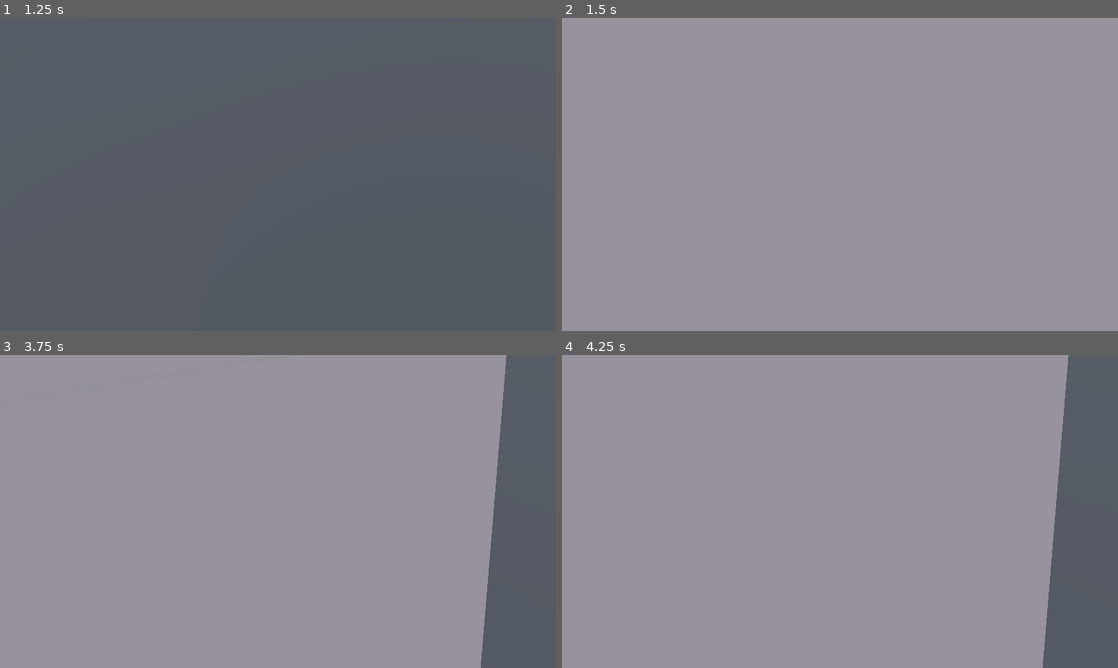
Above: before the commit, frames 1-4 (two rows, left to right).
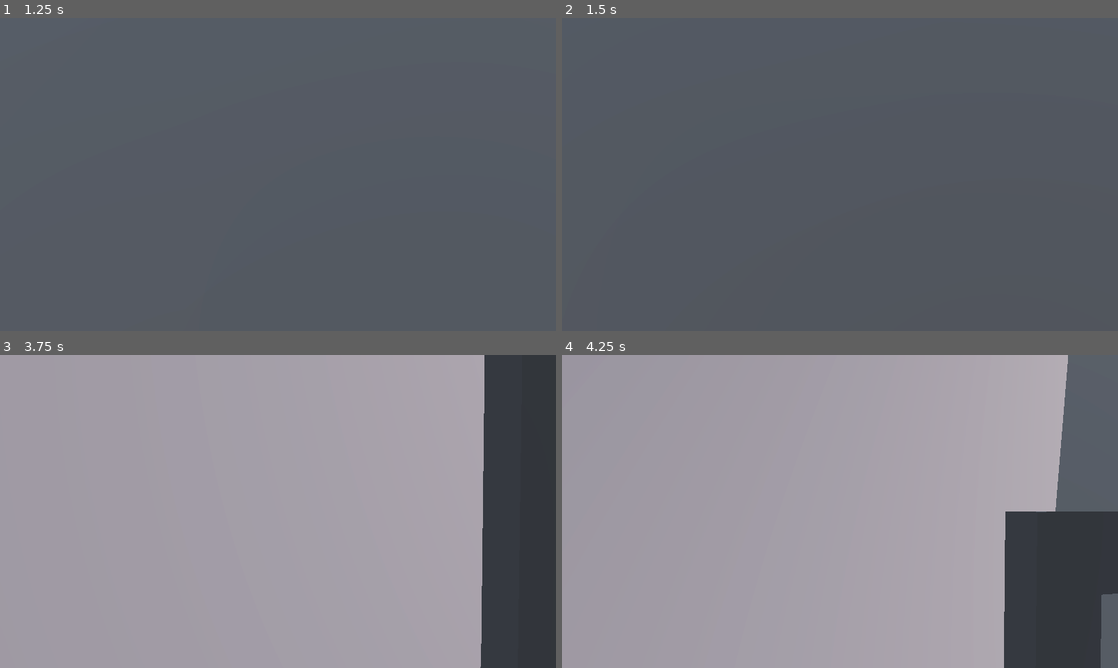
Above: after the commit, the same moments.

Repository: Matteo-Grellier/Dont-go-through-that-door
Game: Godot game, scene res://Scenes/Mathéo/dev_rooms.tscn
The game is run twice, just before and just after one commit, with the same random seed, the same clock (stepped at 60 frames per second) and the same inputs. This scene is started directly instead of the project's main scene. Sound files missing from this copy of the repository are replaced by a short silence.
Inputs (mouse positions are in pixels of both pictures, inside the frame that each line leads up to):
- Up to frame 1 (1.25 s): tap Enter (ui_accept) at 0.5, 0.77 s; move the mouse to (305, 174) at 0.52 s; hold W (forward) from 0.53 s (still down); click (305, 174) at 0.6 s
- Up to frame 2 (1.5 s): keep holding W (forward); tap Enter (ui_accept) at 1.25 s; move the mouse to (812, 174) at 1.27 s; click (812, 174) at 1.35 s
- Up to frame 3 (3.75 s): keep holding W (forward); tap Enter (ui_accept) at 1.52, 2, 2.75, 3.02, 3.5 s; move the mouse to (289, 505) at 2.02 s; click (289, 505) at 2.1 s; move the mouse to (272, 517) at 2.77 s; click (272, 517) at 2.85 s; move the mouse to (316, 514) at 3.52 s; click (316, 514) at 3.6 s
- Up to frame 4 (4.25 s): keep holding W (forward); tap Enter (ui_accept) at 3.77 s

Frame 1 is identical in both runs. In frame 2, 100% of the frame differs, in the area x 0-100%, y 0-100%; in frame 3, 13%; in frame 4, 13%.

Commit message:
:world_map: continue room_1 + add text for doors

Diff:
--- a/Scenes/door.tscn
+++ b/Scenes/door.tscn
@@ -1,6 +1,18 @@
-[gd_scene load_steps=16 format=3 uid="uid://dnn52v1igl1sx"]
+[gd_scene load_steps=19 format=3 uid="uid://dnn52v1igl1sx"]
 
 [ext_resource type="Script" path="res://Scripts/door.gd" id="1_h4avv"]
+[ext_resource type="FontFile" uid="uid://c80nrjbxxi5nm" path="res://Ressources/Fonts/Tinos-Regular.ttf" id="2_mqy0i"]
+
+[sub_resource type="StandardMaterial3D" id="StandardMaterial3D_ofn4j"]
+diffuse_mode = 3
+albedo_color = Color(1, 0.643137, 0.117647, 1)
+metallic = 1.0
+
+[sub_resource type="TextMesh" id="TextMesh_susl3"]
+resource_local_to_scene = true
+material = SubResource("StandardMaterial3D_ofn4j")
+font = ExtResource("2_mqy0i")
+font_size = 32
 
 [sub_resource type="StandardMaterial3D" id="StandardMaterial3D_x2v0l"]
 resource_name = "porte"
@@ -170,6 +182,10 @@
 [node name="DoorPanel" type="StaticBody3D" parent="." groups=["Interactable"]]
 transform = Transform3D(0.6, 0, 0, 0, -2.62268e-08, 0.6, 0, -0.6, -2.62268e-08, -0.591716, 0.101592, 0)
 
+[node name="DoorText" type="MeshInstance3D" parent="DoorPanel"]
+transform = Transform3D(1, 0, 0, 0, -4.37114e-08, -1, 0, 1, -4.37114e-08, 1, -0.125101, 3.2)
+mesh = SubResource("TextMesh_susl3")
+
 [node name="PanelMesh" type="MeshInstance3D" parent="DoorPanel"]
 transform = Transform3D(1, 0, 0, 0, 1, 0, 0, 0, 1, -0.0239604, 0.00175887, 0.131196)
 mesh = SubResource("ArrayMesh_dnslm")
--- a/Scenes/room_1.tscn
+++ b/Scenes/room_1.tscn
@@ -40,6 +40,7 @@
 
 [node name="Frame" type="MeshInstance3D" parent="."]
 transform = Transform3D(1, 0, 0, 0, 1, 0, 0, 0, 1, 4.00295, 2.90853, -14.8454)
+visible = false
 mesh = SubResource("BoxMesh_p6l8i")
 
 [node name="Sprite3D" type="Sprite3D" parent="Frame"]
@@ -92,11 +93,13 @@
 [node name="Door" parent="." instance=ExtResource("1_iwycq")]
 transform = Transform3D(1, 0, 0, 0, 1, 0, 0, 0, 1, -4, 0, -14.95)
 default_color = Color(0.976471, 0.878431, 0.815686, 1)
+door_text = "Right door"
 is_good = true
 
 [node name="Door2" parent="." instance=ExtResource("1_iwycq")]
 transform = Transform3D(1, 0, 0, 0, 1, 0, 0, 0, 1, 4, 0, -14.95)
 default_color = Color(0.976471, 0.878431, 0.815686, 1)
+door_text = "Left Door"
 
 [node name="Floor" type="StaticBody3D" parent="."]
 
@@ -140,4 +143,5 @@
 
 [node name="MeshInstance3D" type="MeshInstance3D" parent="."]
 transform = Transform3D(1, 0, 0, 0, 1, 0, 0, 0, 1, -3.99308, 1.99935, -14.8634)
+visible = false
 mesh = SubResource("TextMesh_le68o")
--- a/Scenes/spawn_room.tscn
+++ b/Scenes/spawn_room.tscn
@@ -34,14 +34,12 @@
 [node name="LeftDoor" parent="." instance=ExtResource("2_ieb7m")]
 transform = Transform3D(1, 0, 0, 0, 1, 0, 0, 0, 1, -4, 0, -7.453)
 default_color = Color(0.976471, 0.878431, 0.815686, 1)
-whats_behind_the_door = ""
-is_good = false
+whats_behind_the_door = "Room2"
+is_good = true
 
 [node name="RightDoor" parent="." instance=ExtResource("2_ieb7m")]
 transform = Transform3D(1, 0, 0, 0, 1, 0, 0, 0, 1, 4, 0, -7.453)
 default_color = Color(0.976471, 0.878431, 0.815686, 1)
-whats_behind_the_door = "Room2"
-is_good = false
 
 [node name="Floor" type="StaticBody3D" parent="."]
 
--- a/Scripts/door.gd
+++ b/Scripts/door.gd
@@ -3,9 +3,11 @@
 
 @export var default_color := Color(0.44, 0.26, 0.12)
 @export var whats_behind_the_door: String = ""
+@export var door_text: String
 @export var is_good := false
 
 @onready var game_manager: GameManager = get_node("/root/GameManager")
+@onready var door_text_mesh_instance: MeshInstance3D = $DoorPanel/DoorText
 
 signal closing_behind
 signal closed_behind
@@ -21,6 +23,8 @@
 
 func _ready():
 	set_color(default_color)
+	var door_text_mesh = (door_text_mesh_instance.mesh as TextMesh)
+	door_text_mesh.text = door_text
 
 func _process(_delta):
 	if is_looked_at:
--- a/Scripts/room_1.gd
+++ b/Scripts/room_1.gd
@@ -4,7 +4,7 @@
 
 # Called when the node enters the scene tree for the first time.
 func _ready():
-	rotation.y = deg_to_rad(90)
+	pass
 
 
 # Called every frame. 'delta' is the elapsed time since the previous frame.
